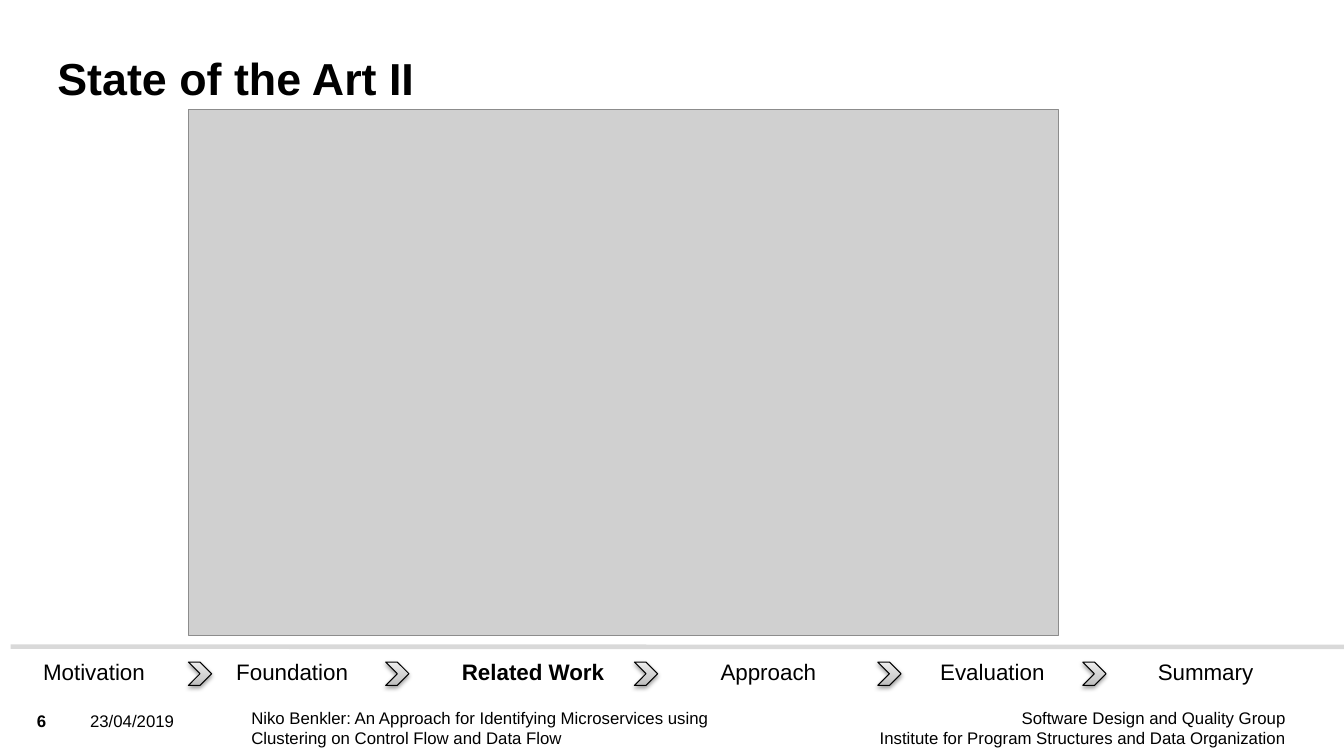
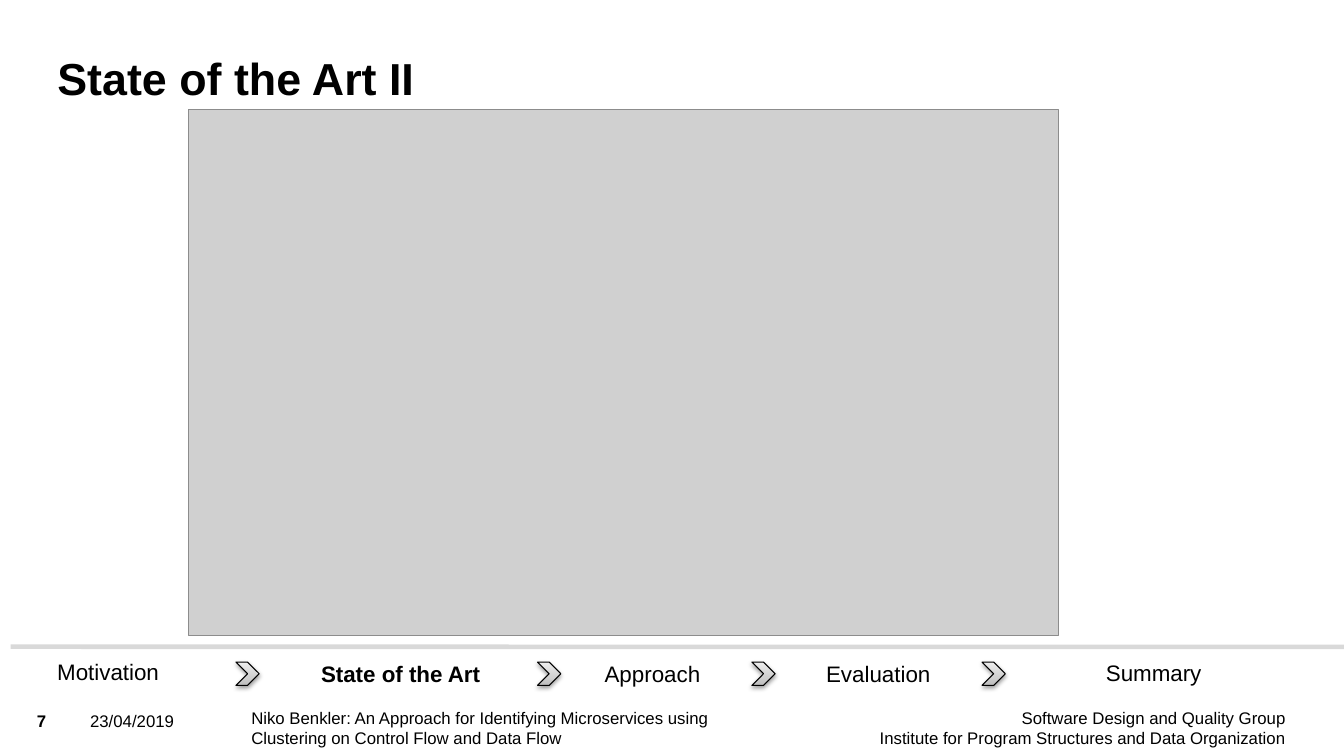
Before and after one commit to Benkler/BA, a slide deck: slide 7 of Vortrag/BA_Niko_Benkler_Presentation.pptx (slide 6 before the commit). Drawn at 1344x756 pixels with LibreOffice and Linux fonts; fonts in the diff are those of the drawing; grey boxes stand for pictures; background and template pictures are left out. Boxes give left, top, right and bottom in pixels: in the first picture for what was removed or moved away, otherwise in the second. Text is boxed around its words. In the diff, an @@ line names an element or a change of style, - is before the commit and + after.

```diff
--- a/Vortrag/BA_Niko_Benkler_Presentation.pptx
+++ b/Vortrag/BA_Niko_Benkler_Presentation.pptx
@@ text "Motivation": place and size @@
-text "Motivation" at (43, 663, 145, 681)
+text "Motivation" at (57, 663, 159, 681)
@@ text "Approach": place and size @@
-text "Approach" at (721, 663, 817, 685)
+text "Approach" at (605, 665, 701, 687)
@@ text "Evaluation": place and size @@
-text "Evaluation" at (940, 663, 1044, 681)
+text "Evaluation" at (826, 665, 930, 683)
@@ text "Summary": place and size @@
-text "Summary" at (1158, 664, 1254, 685)
+text "Summary" at (1106, 665, 1202, 686)
@@ chevron: place and size @@
-chevron at (189, 662, 212, 686)
+chevron at (236, 662, 259, 686)
@@ text removed at (236, 663, 348, 681) @@
-Foundation
@@ text added at (321, 665, 480, 683), 16 pt, text #000000, bold @@
+State of the Art
@@ chevron removed at (386, 662, 409, 686) @@
@@ text removed at (462, 663, 604, 681) @@
-Related Work
@@ chevron: place and size @@
-chevron at (634, 662, 657, 686)
+chevron at (537, 662, 561, 686)
@@ chevron: place and size @@
-chevron at (878, 662, 901, 686)
+chevron at (752, 662, 775, 686)
@@ chevron: place and size @@
-chevron at (1083, 662, 1106, 686)
+chevron at (982, 662, 1005, 686)
@@ page number at (37, 715, 46, 727): text changed @@
-6
+7
```
Also in this commit, not shown: 18 other slides changed, 6 slides added, 3 slides removed, 12 other files.
